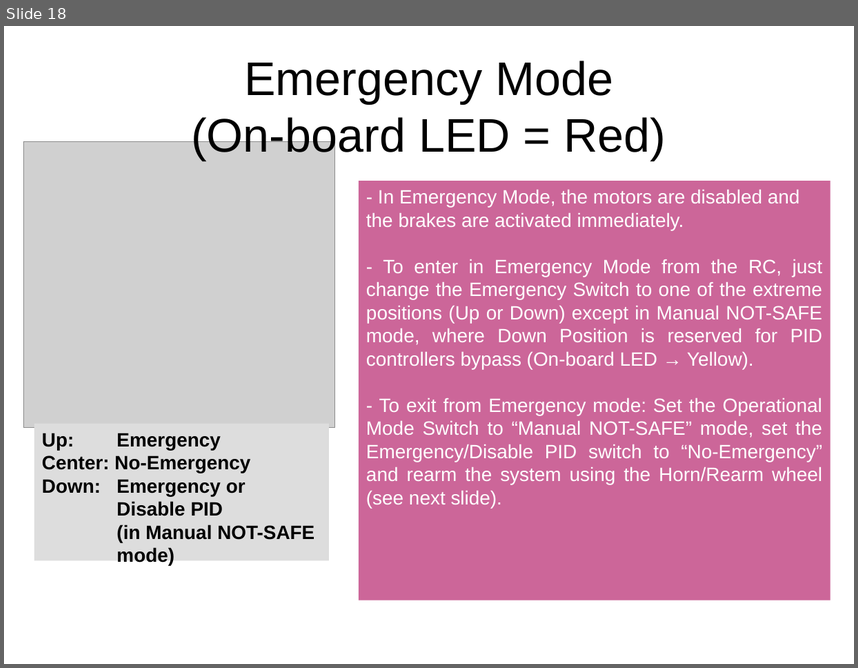
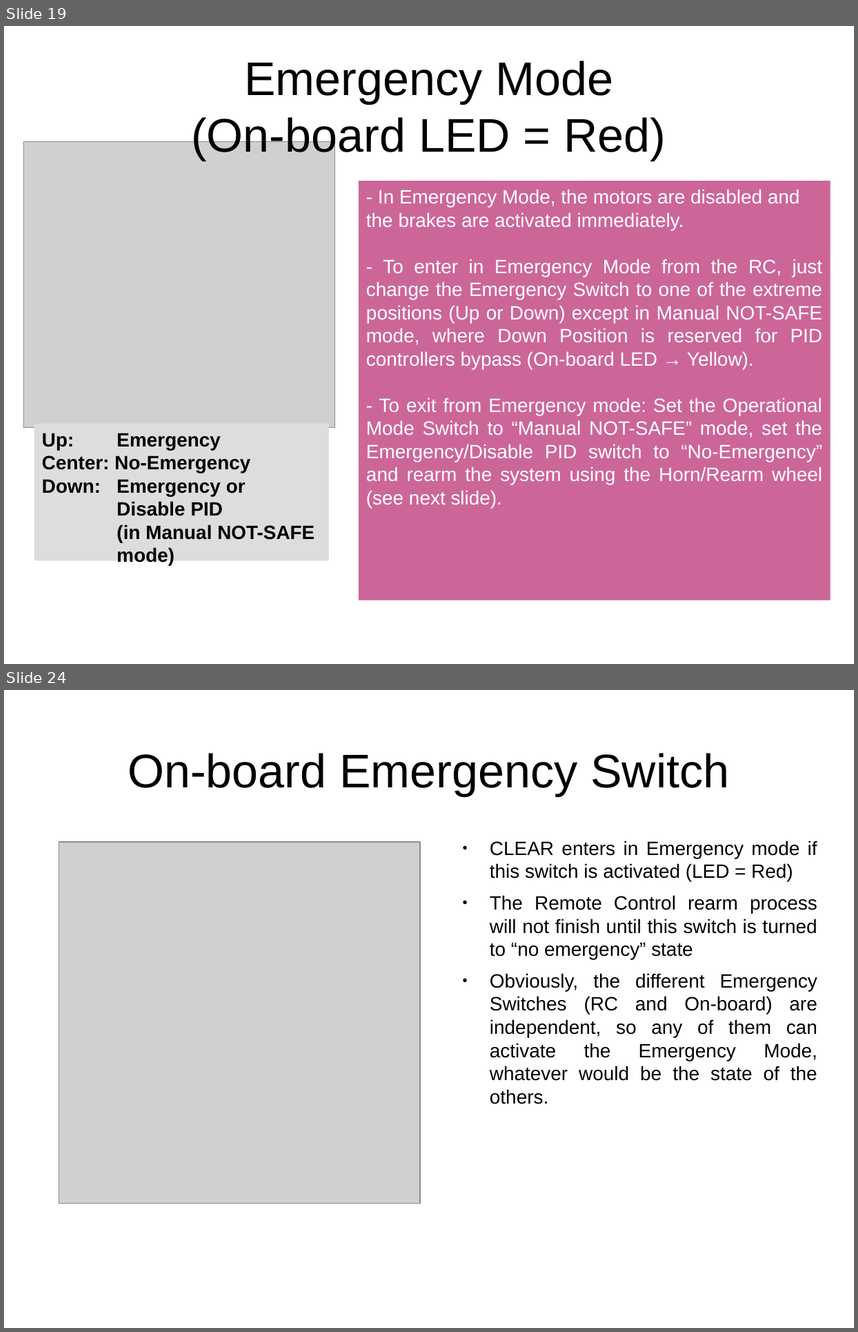
Before and after one commit to AUROVA-LAB/aurova_clear, a slide deck: documentation/clear_user_manual.odp. Shown one above the other, each under a label of ours: slide 18 before the commit, slides 19 and 24 after it; the slides between them are not shown. The pictures are 858x668 and 858x1332 pixels, drawn with LibreOffice and Linux fonts; fonts in the diff are those of the drawing; grey boxes stand for pictures. Boxes give left, top, right and bottom in pixels: in the first picture for what was removed or moved away, otherwise in the second. Text is boxed around its words. In the diff, an @@ line names an element or a change of style, - is before the commit and + after.

```diff
--- a/documentation/clear_user_manual.odp
+++ b/documentation/clear_user_manual.odp
@@ slide 24 added at [4, 690, 854, 1328], background #FFFFFF @@
@@ title added at [128, 753, 729, 796], 44 pt, text #000000 @@
+On-board Emergency Switch
@@ picture added at [59, 842, 421, 1204] @@
@@ text added at [490, 840, 818, 1104], 18 pt, text #000000 @@
+● CLEAR enters in Emergency mode if this switch is activated (LED = Red)
+● The Remote Control rearm process will not finish until this switch is turned to “no emergency” state
+● Obviously, the different Emergency Switches (RC and On-board) are independent, so any of them can activate the Emergency Mode, whatever would be the state of the others.
@@ what was slide 18 is now slide 19 @@
```
Also in this commit, not shown: 8 slides changed, 28 other slides added, 3 other files.
